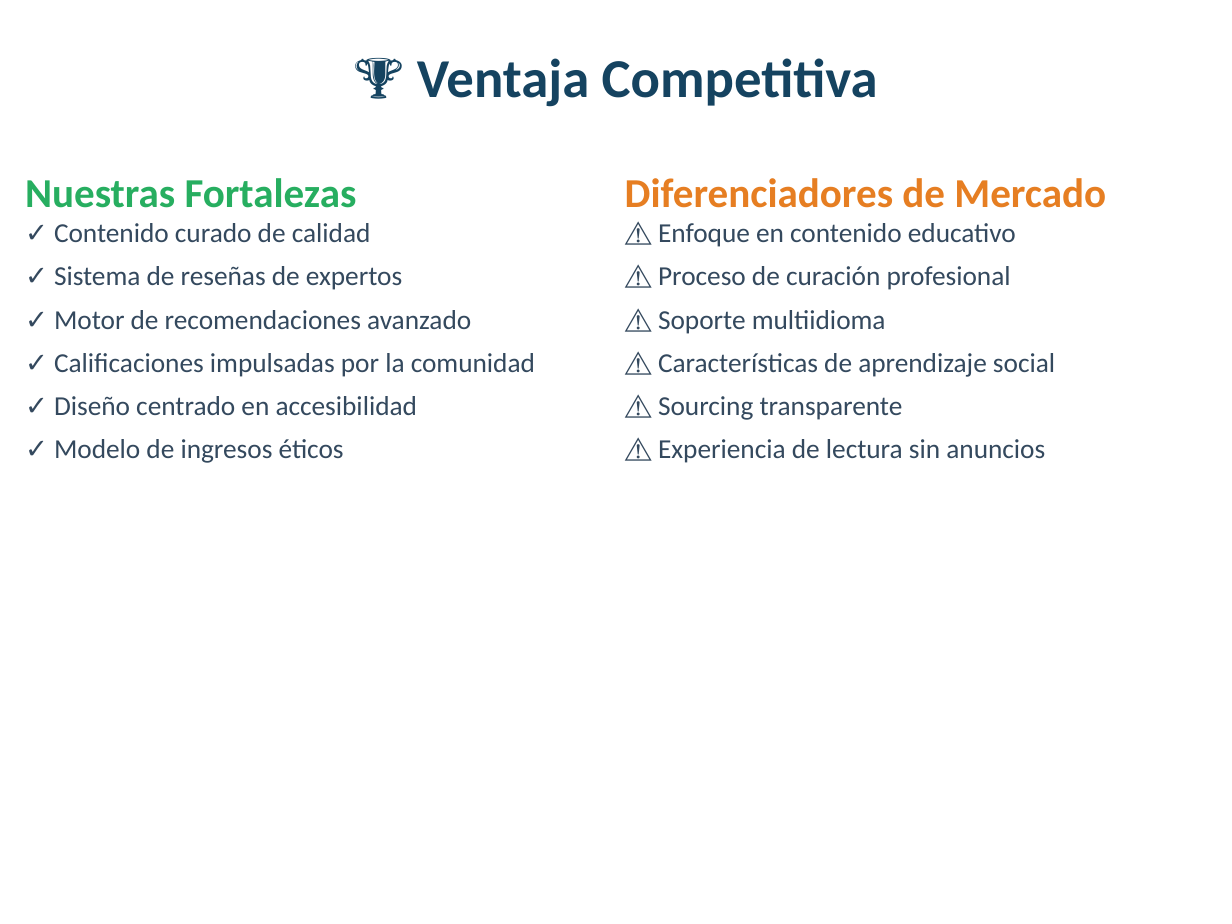
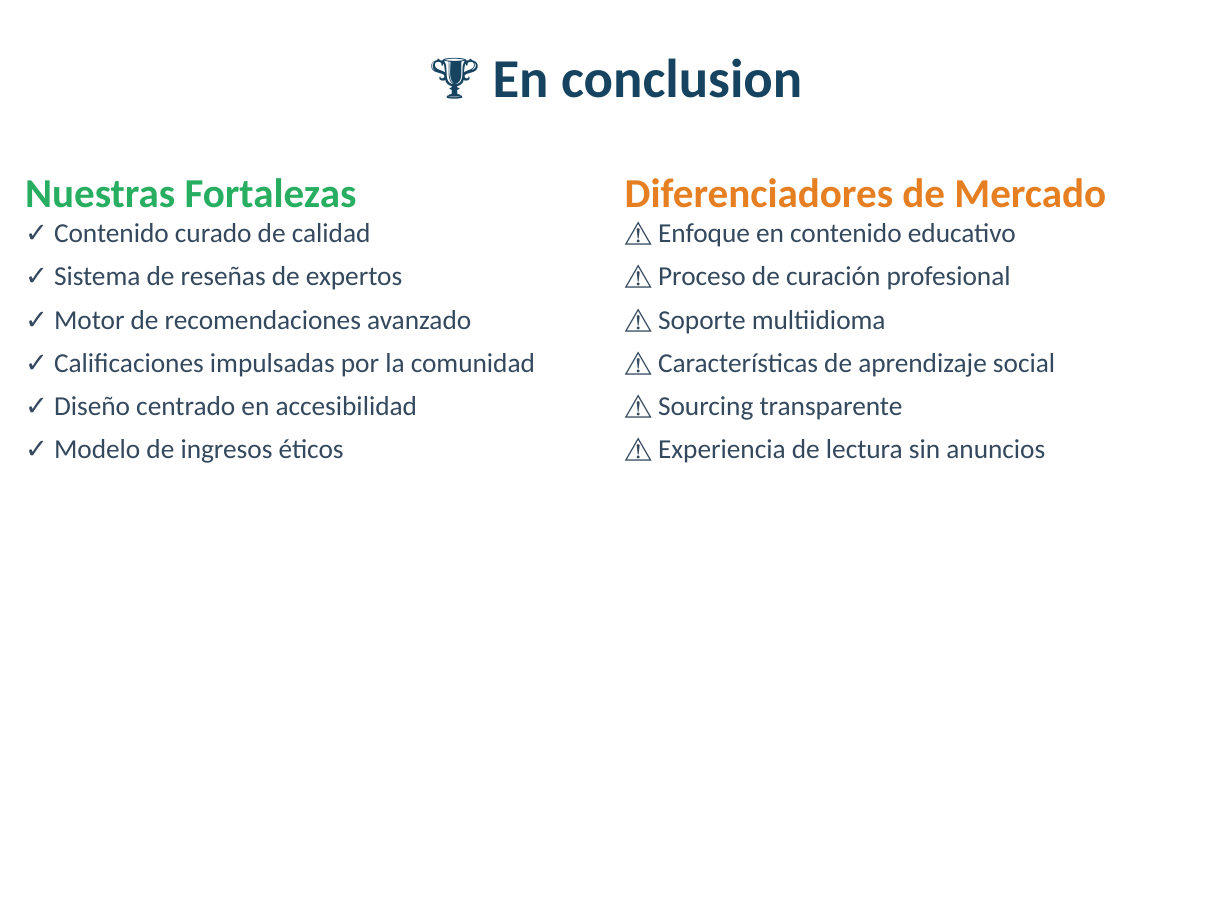
Before and after one commit to AngelTech90/University_documents, a slide deck: slide 11 of Programming_project/presentation_powerpoint/LibraryLink_Plataforma_Libros_Gratuitos_Presentacion.pptx. Drawn at 1232x924 pixels with LibreOffice and Linux fonts; fonts in the diff are those of the drawing. Boxes give left, top, right and bottom in pixels: in the first picture for what was removed or moved away, otherwise in the second. Text is boxed around its words. In the diff, an @@ line names an element or a change of style, - is before the commit and + after.

```diff
--- a/Programming_project/presentation_powerpoint/LibraryLink_Plataforma_Libros_Gratuitos_Presentacion.pptx
+++ b/Programming_project/presentation_powerpoint/LibraryLink_Plataforma_Libros_Gratuitos_Presentacion.pptx
@@ text removed at bbox=[417, 58, 878, 107] @@
-🏆 Ventaja Competitiva
@@ text added at bbox=[493, 58, 802, 98], 32 pt, text #154360, bold @@
+🏆 En conclusion
```
Also in this commit, not shown: 1 other slide changed, 1 other file.
